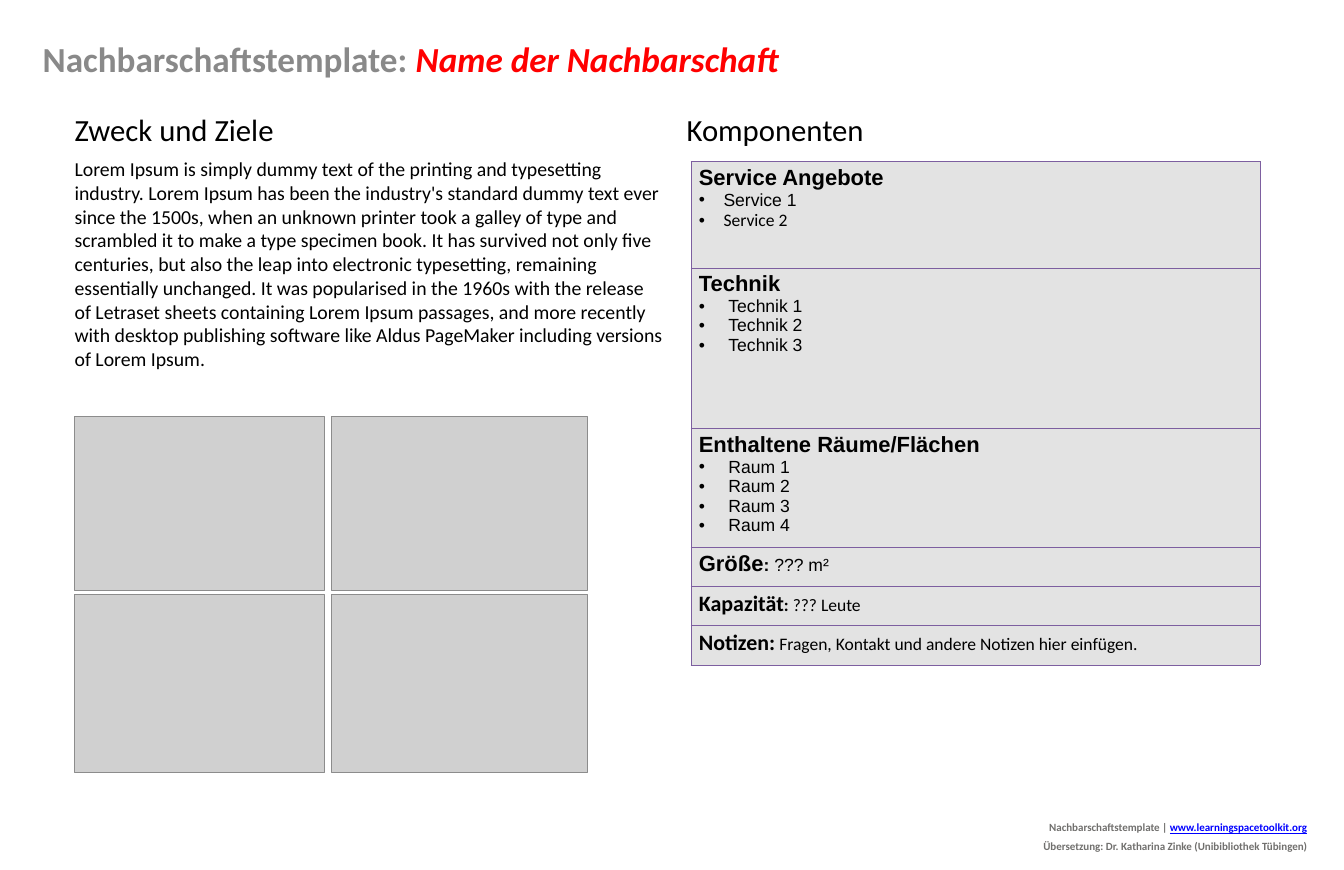
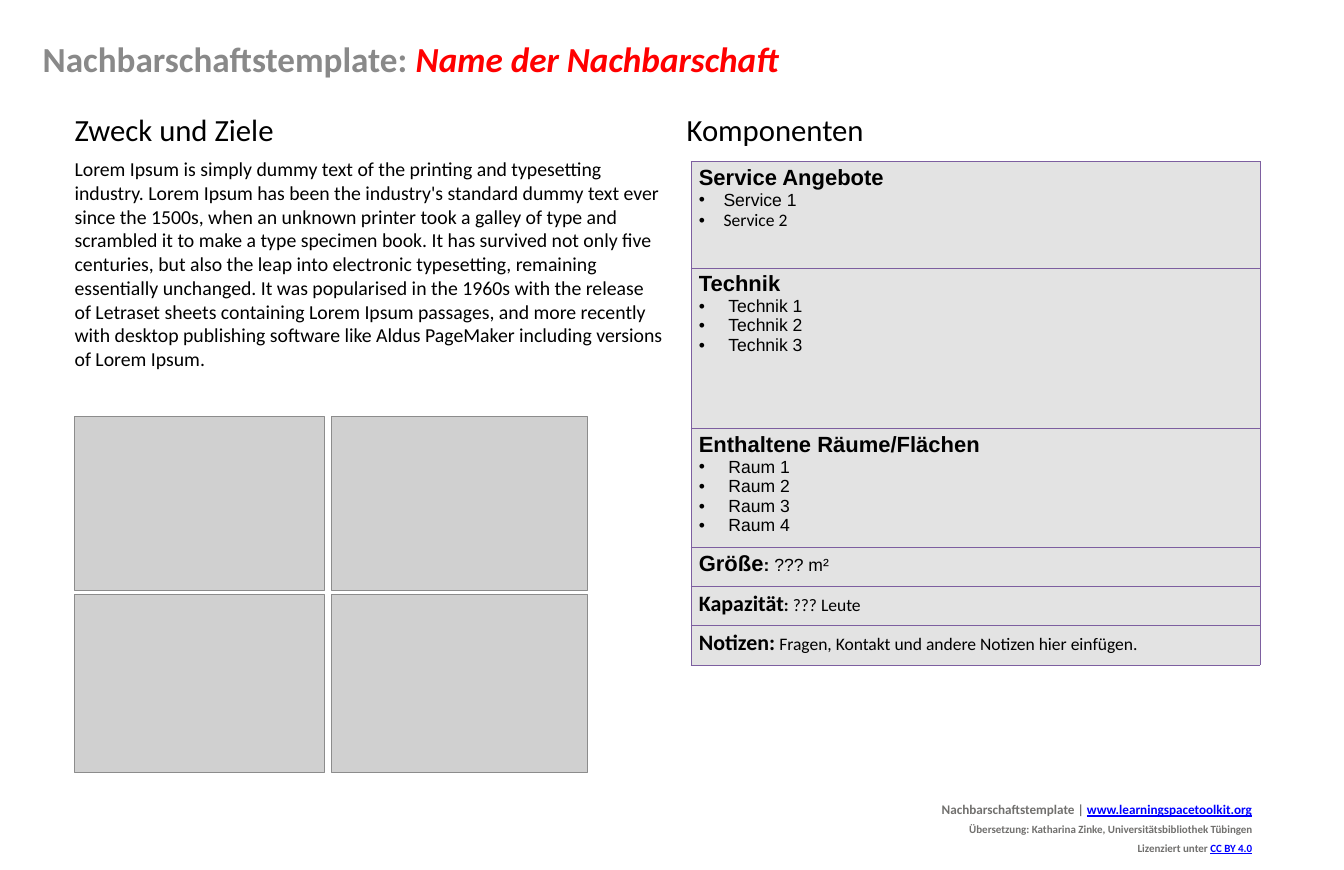
Before and after one commit to Lernraum-Toolkit/Lernraum-Toolkit.github.io, a slide deck: slide 2 of docs/00_Tools/04_01_DE_Neighborhood-Template_Beispiel.pptx. Drawn at 1344x870 pixels with LibreOffice and Linux fonts; fonts in the diff are those of the drawing; grey boxes stand for pictures; background and template pictures are left out. Boxes give left, top, right and bottom in pixels: in the first picture for what was removed or moved away, otherwise in the second. Text is boxed around its words. In the diff, an @@ line names an element or a change of style, - is before the commit and + after.

```diff
--- a/docs/00_Tools/04_01_DE_Neighborhood-Template_Beispiel.pptx
+++ b/docs/00_Tools/04_01_DE_Neighborhood-Template_Beispiel.pptx
@@ text "Nachbarschaftstemplate | www.learningspacetoolkit.org": place and size @@
-text "Nachbarschaftstemplate | www.learningspacetoolkit.org" at bbox=[1043, 823, 1307, 852]
+text "Nachbarschaftstemplate | www.learningspacetoolkit.org" at bbox=[942, 804, 1253, 854]
@@ text at bbox=[942, 804, 1252, 817]: size 10 to 12 pt in "Nachbarschaftstemplate | www.learningspacetoolkit.org"; more space between paragraphs @@
@@ text at bbox=[969, 824, 1253, 854]: text changed @@
-Übersetzung: Dr. Katharina Zinke (Unibibliothek Tübingen)
+Übersetzung: Katharina Zinke, Universitätsbibliothek Tübingen
+Lizenziert unter CC BY 4.0
```
Also in this commit, not shown: 1 other slide changed, 20 other files.
